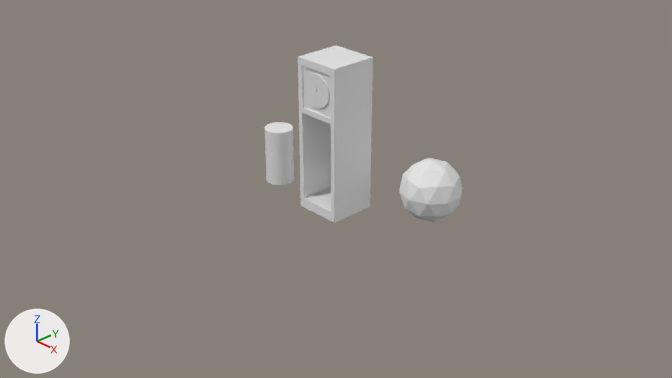
Before and after pictures for a commit that changed the Blender file blender/clock.blend.
One viewpoint serves both versions: the file's camera 'Camera'. Lighting does not change. The marker at lower left points along +X, +Y and +Z.

The older version as bpy lines, for what is in view:
```python
me_cube_004 = bpy.data.meshes.new('Cube.004')
me_cube_004.from_pydata(...)  # 90 vertices, 88 faces; spans x -0.3..0.3, y -0.3..0.3, z -0.3..1.6
me_cube_005 = bpy.data.meshes.new('Cube.005')
me_cube_005.from_pydata(...)  # 220 vertices, 164 faces; spans x -1.22..1.36, y -0.3..0.98, z -0.3..1.46
ob_box = bpy.data.objects.new('box', me_cube_004)
ob_box.location = (0.0, 0.0, 0.0)
ob_clock_face = bpy.data.objects.new('clock face', me_cube_005)
ob_clock_face.location = (0.0, 0.0, 0.0)
```
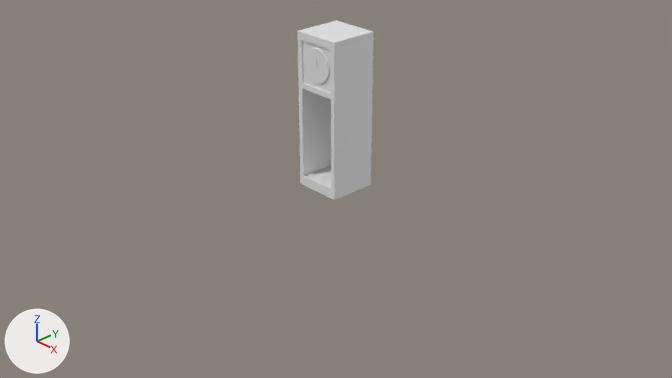
What differs and where, as boxes [x1, y1, x2, y2] in the pictures (672 x 378 px):
```json
{"object": "box", "change": "moved", "before": [298, 45, 373, 223], "after": [298, 20, 374, 200]}
{"object": "clock face", "change": "reshaped, moved", "before": [264, 74, 463, 222], "after": [304, 48, 330, 84], "on screen": "86% narrower, 75% shorter"}
{"part": 1, "of": "me_cube_005", "change": "deleted", "before": [264, 122, 294, 185]}
{"part": 2, "of": "me_cube_005", "change": "deleted", "before": [399, 158, 463, 222]}
```

Scene script edits in JSON lines:
```json
{"block": "me_cube_005", "where": "me_cube_005.from_pydata(...)  # 220 vertices, 164 faces; spans x -1.22..1.36, y -0.3..0.98, z -0.3..1.46"}
{"block": "me_cube_005", "where": "# used by ob_clock_face; location = (0.0, 0.0, 0.0)"}
{"block": "me_cube_005", "change": "me_cube_005 part 1: the loose piece of 64 vertices spanning x -1.22..-0.86, y -0.18..0.18, z -0.3..0.42 is deleted"}
{"block": "me_cube_005", "change": "me_cube_005 part 2: the loose piece of 42 vertices spanning x 0.64..1.36, y 0.22..0.98, z -0.3..0.46 is deleted"}
{"op": "set", "path": "ob_box.location", "old": "(0.0, 0.0, 0.0)", "new": "(0.003, 0.0, 0.3)"}
{"op": "set", "path": "ob_clock_face.location", "old": "(0.0, 0.0, 0.0)", "new": "(0.003, 0.0, 0.3)"}
```
